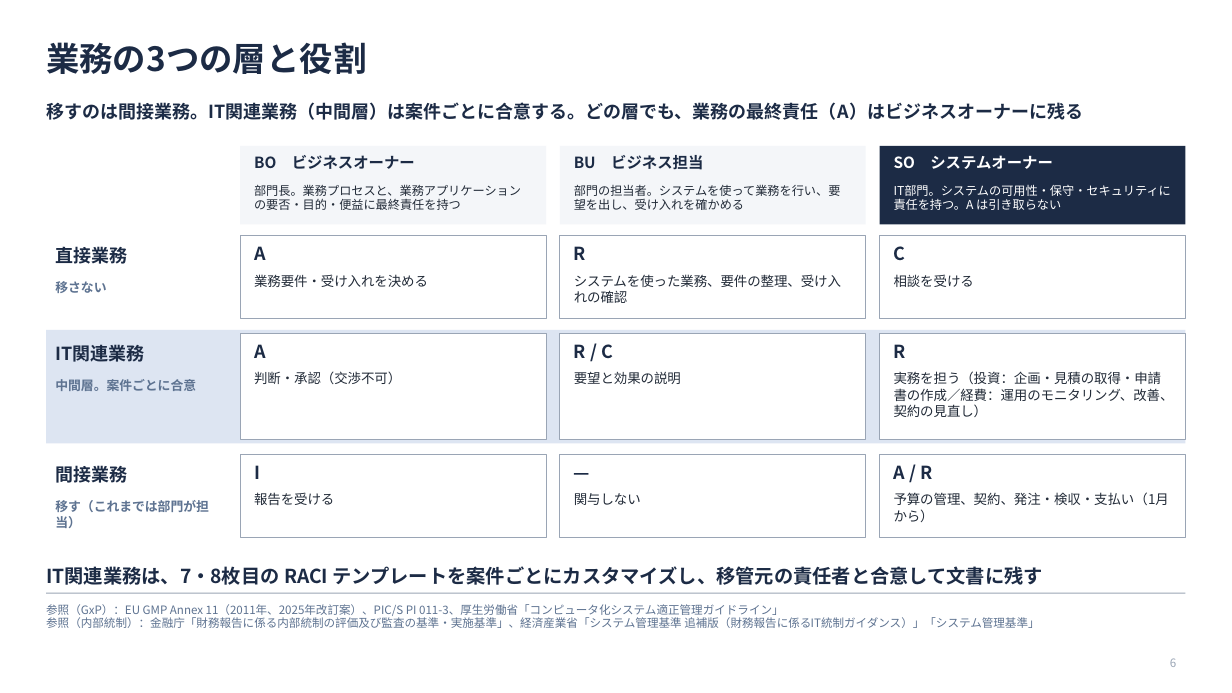
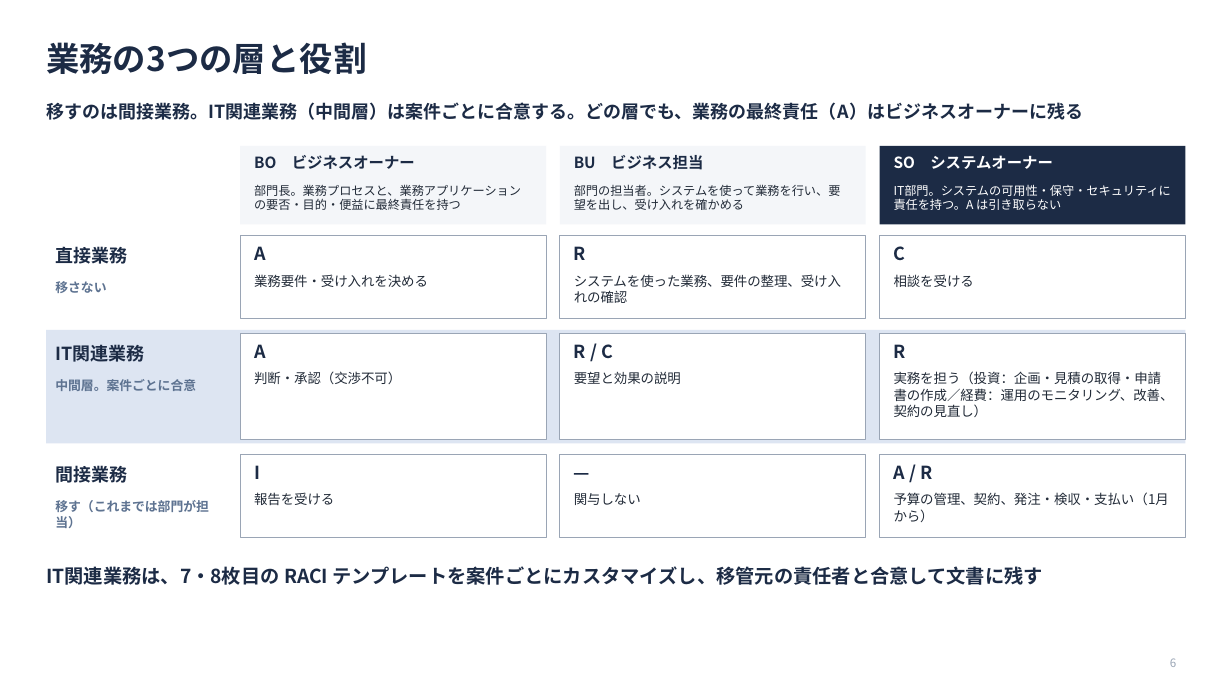
Before and after one commit to hiroyasu-komaki/temp, a slide deck: slide 6 of budget-transfer/kickoff/IT予算移管_キックオフ_2026-11-02.pptx. Drawn at 1232x693 pixels with LibreOffice and Linux fonts; fonts in the diff are those of the drawing. Boxes give left, top, right and bottom in pixels: in the first picture for what was removed or moved away, otherwise in the second. Text is boxed around its words. In the diff, an @@ line names an element or a change of style, - is before the commit and + after.

```diff
--- a/budget-transfer/kickoff/IT予算移管_キックオフ_2026-11-02.pptx
+++ b/budget-transfer/kickoff/IT予算移管_キックオフ_2026-11-02.pptx
@@ line removed from (46, 593) to (1186, 593) @@
@@ text removed at [46, 604, 1039, 628] @@
-参照（GxP）：EU GMP Annex 11（2011年、2025年改訂案）、PIC/S PI 011-3、厚生労働省「コンピュータ化システム適正管理ガイドライン」
-参照（内部統制）：金融庁「財務報告に係る内部統制の評価及び監査の基準・実施基準」、経済産業省「システム管理基準 追補版（財務報告に係るIT統制ガイダンス）」「システム管理基準」
```
Also in this commit, not shown: 1 slide added, 17 other files.
